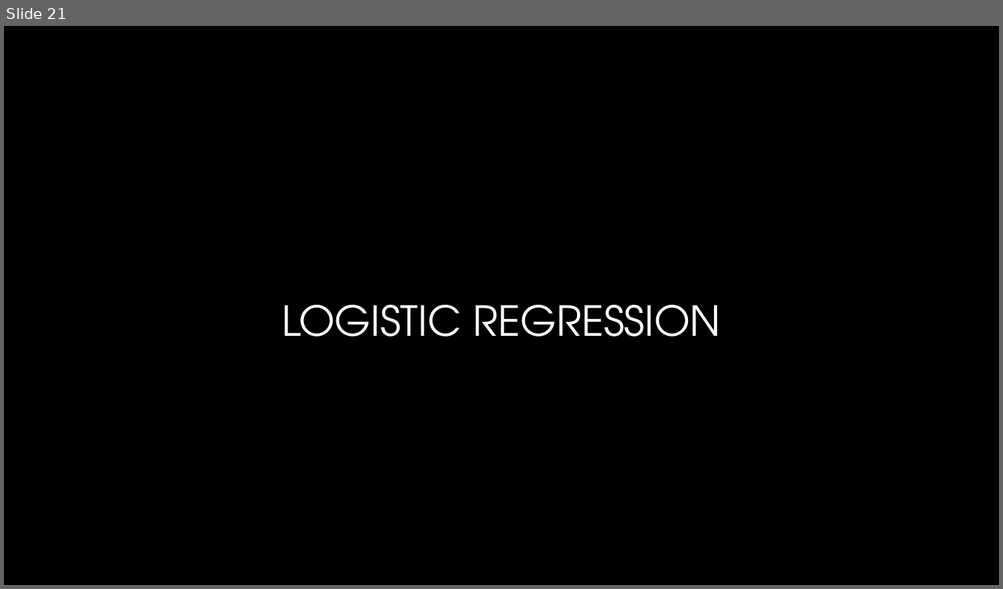
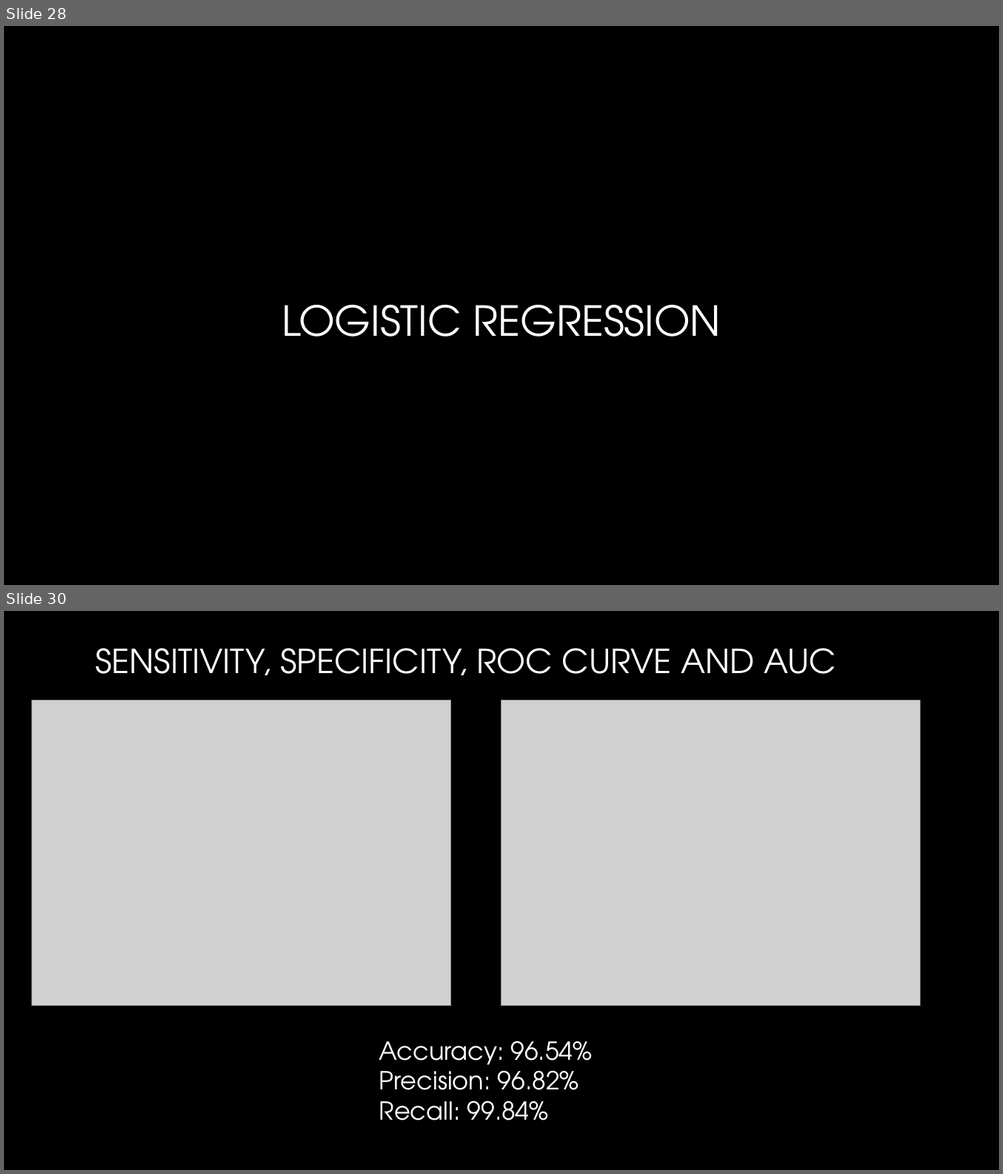
Before and after one commit to justindooley/Final_Project, a slide deck: presentation/project_presentation.pptx. Shown one above the other, each under a label of ours: slide 21 before the commit, slides 28 and 30 after it; the slides between them are not shown. The pictures are 1003x589 and 1003x1174 pixels, drawn with LibreOffice and Linux fonts; fonts in the diff are those of the drawing; grey boxes stand for pictures; background and template pictures are left out. Boxes give left, top, right and bottom in pixels: in the first picture for what was removed or moved away, otherwise in the second. Text is boxed around its words. In the diff, an @@ line names an element or a change of style, - is before the commit and + after.

```diff
--- a/presentation/project_presentation.pptx
+++ b/presentation/project_presentation.pptx
@@ slide 30 added at bbox=[4, 611, 999, 1170], background picture (left out) @@
@@ title added at bbox=[95, 648, 836, 675], 32 pt, text gradient #FFFFFF to #A6A6A6 @@
+SENSITIVITY, SPECIFICITY, ROC CURVE AND AUC
@@ picture added at bbox=[31, 701, 451, 1006] @@
@@ picture added at bbox=[502, 701, 921, 1006] @@
@@ text added at bbox=[379, 1041, 592, 1121], 24 pt, text #FFFFFF @@
+Accuracy: 96.54%
+Precision: 96.82%
+Recall: 99.84%
@@ what was slide 21 is now slide 28 @@
```
Also in this commit, not shown: 11 slides changed, 10 other slides added, 12 slides removed, 39 other files.
